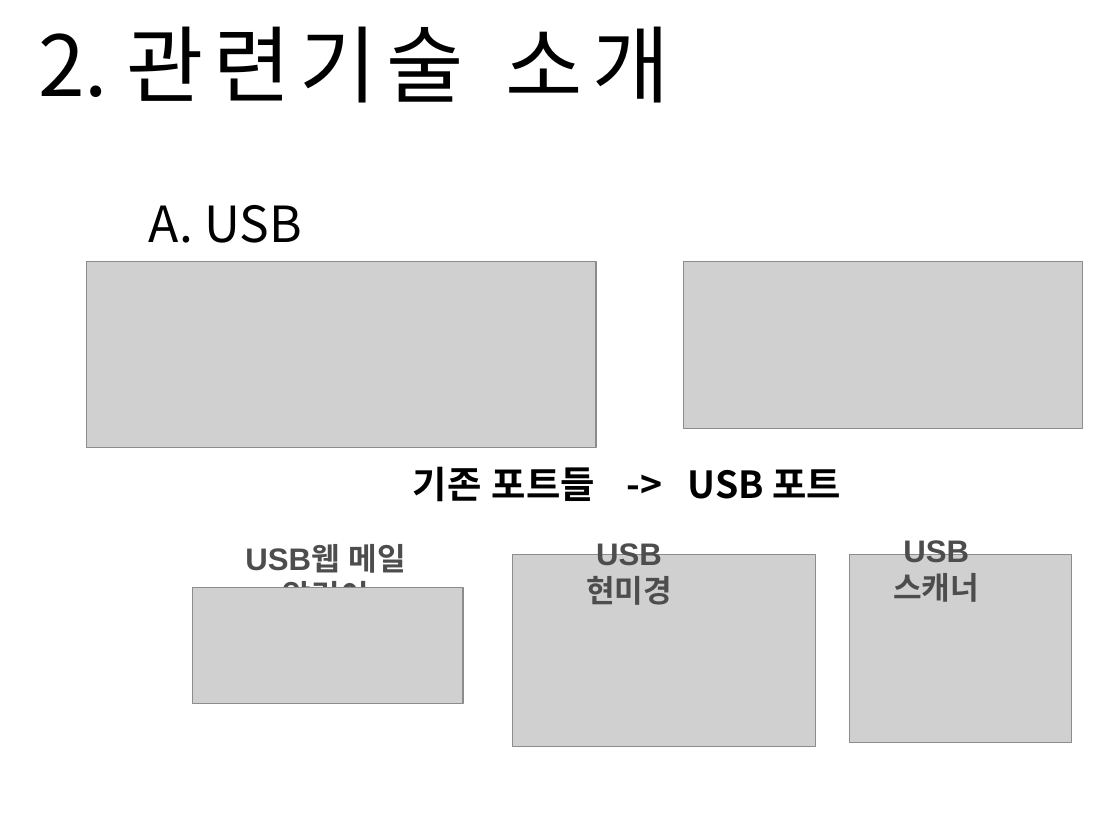
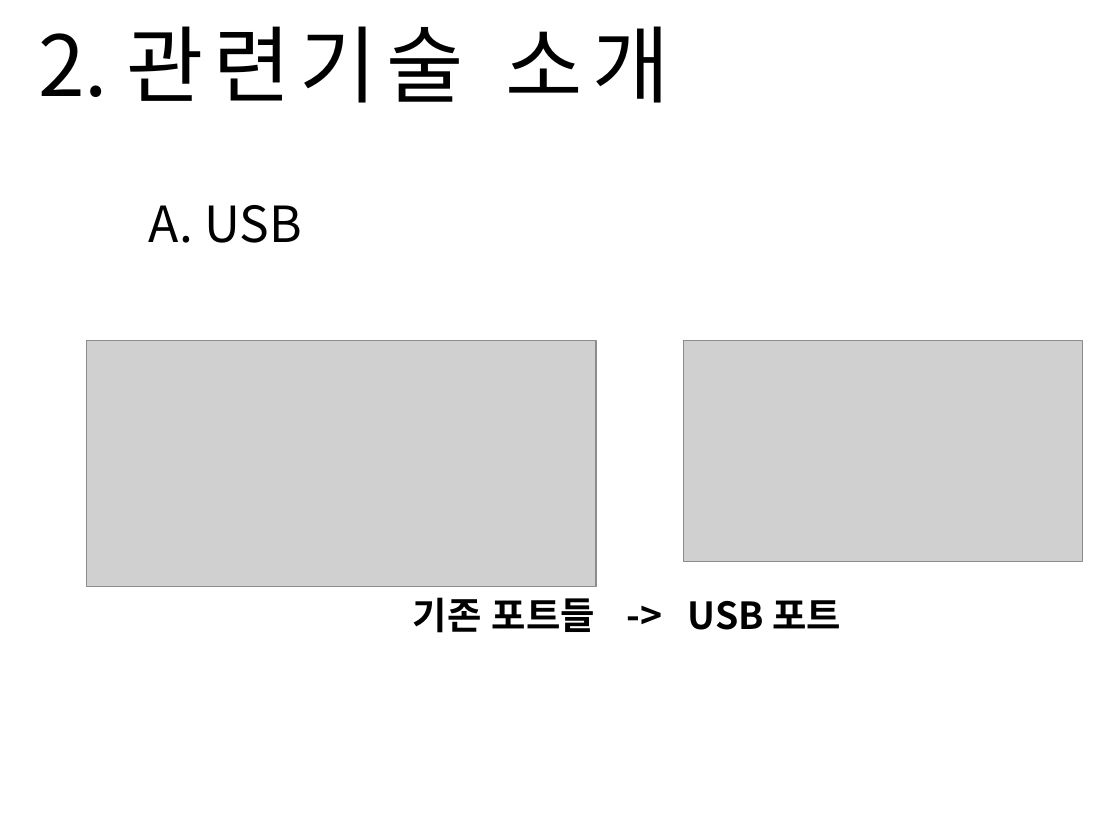
Before and after one commit to Sanghyun-Lee/Android-USB, a slide deck: slide 4 of Documents/presentation doc/Final Presentation/final-presentation.pptx. Drawn at 1120x840 pixels with LibreOffice and Linux fonts; fonts in the diff are those of the drawing; grey boxes stand for pictures; background and template pictures are left out. Boxes give left, top, right and bottom in pixels: in the first picture for what was removed or moved away, otherwise in the second. Text is boxed around its words. In the diff, an @@ line names an element or a change of style, - is before the commit and + after.

```diff
--- a/Documents/presentation doc/Final Presentation/final-presentation.pptx
+++ b/Documents/presentation doc/Final Presentation/final-presentation.pptx
@@ picture resized from (x1=86, y1=261, x2=596, y2=447) to (x1=86, y1=340, x2=596, y2=586) @@
@@ picture resized from (x1=683, y1=261, x2=1082, y2=429) to (x1=683, y1=340, x2=1082, y2=561) @@
@@ group removed at (x1=193, y1=525, x2=1071, y2=746): 3 pictures, 3 texts @@
-USB웹 메일 알림이
-USB현미경
-USB스캐너
@@ text "기존 포트들 -> USB 포트" moved from (x1=413, y1=466, x2=841, y2=502) to (x1=413, y1=597, x2=841, y2=633) @@
```
Also in this commit, not shown: 1 slide added.
